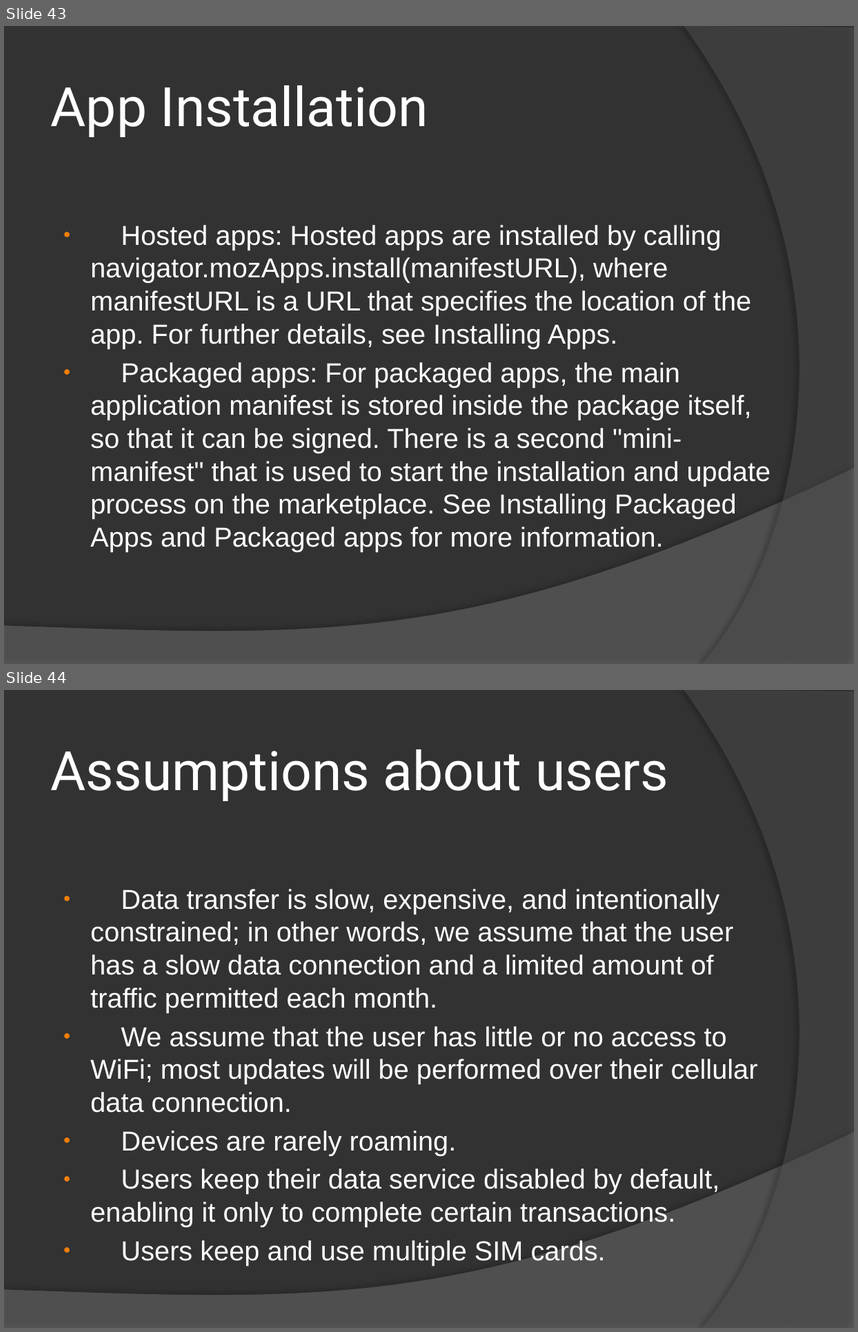
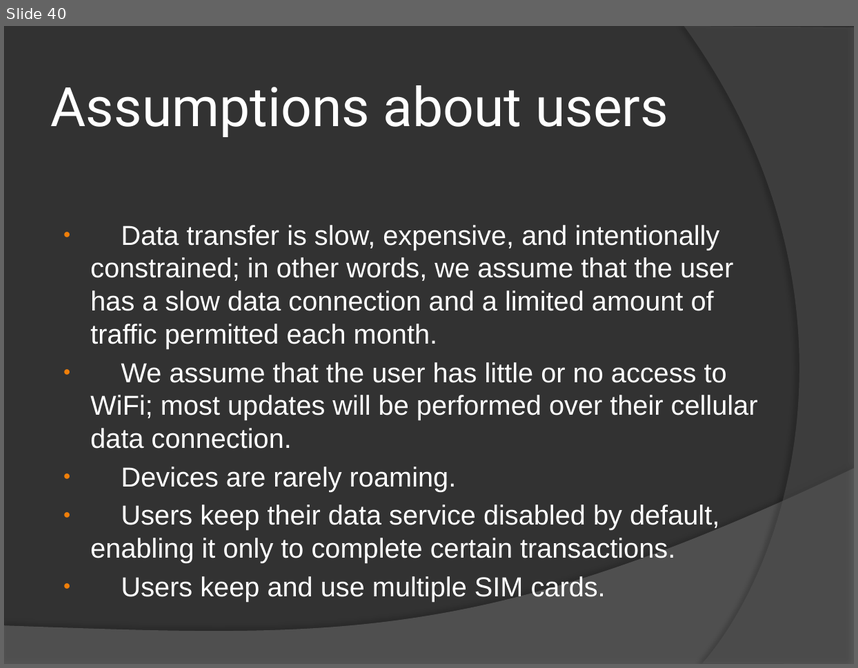
Before and after one commit to ymihaylov/Firefox-OS-Documentation-Project, a slide deck: Firefox OS.pptx. Shown one above the other, each under a label of ours: slides 43 and 44 before the commit, slide 40 after it. The pictures are 858x1332 and 858x668 pixels, drawn with LibreOffice and Linux fonts; fonts in the diff are those of the drawing. Boxes give left, top, right and bottom in pixels: in the first picture for what was removed or moved away, otherwise in the second. Text is boxed around its words. In the diff, an @@ line names an element or a change of style, - is before the commit and + after.

```diff
--- a/Firefox OS.pptx
+++ b/Firefox OS.pptx
@@ slide 43 removed at (x1=4, y1=26, x2=854, y2=664), background #323232; not listed: 2 template elements that a slide beside it also shows @@
@@ title removed at (x1=51, y1=85, x2=428, y2=137) @@
-App Installation
@@ text removed at (x1=90, y1=225, x2=771, y2=552) @@
-● Hosted apps: Hosted apps are installed by calling navigator.mozApps.install(manifestURL), where manifestURL is a URL that specifies the location of the app. For further details, see Installing Apps.
-● Packaged apps: For packaged apps, the main application manifest is stored inside the package itself, so that it can be signed. There is a second "mini-manifest" that is used to start the installation and update process on the marketplace. See Installing Packaged Apps and Packaged apps for more information.
@@ what was slide 44 is now slide 40 @@
```
Also in this commit, not shown: 3 other slides removed.
